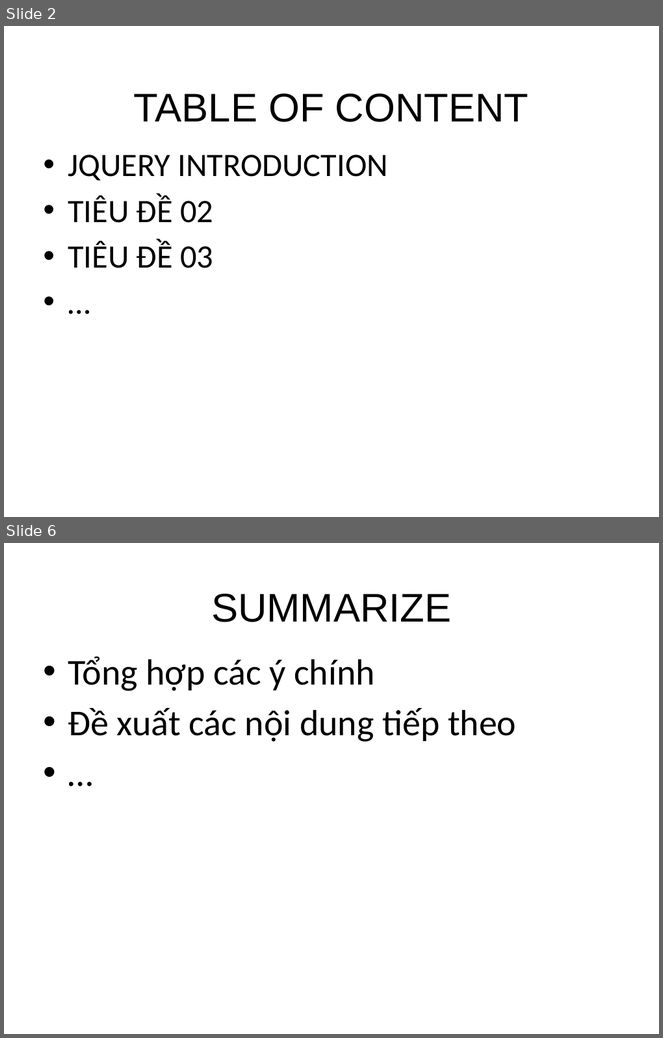
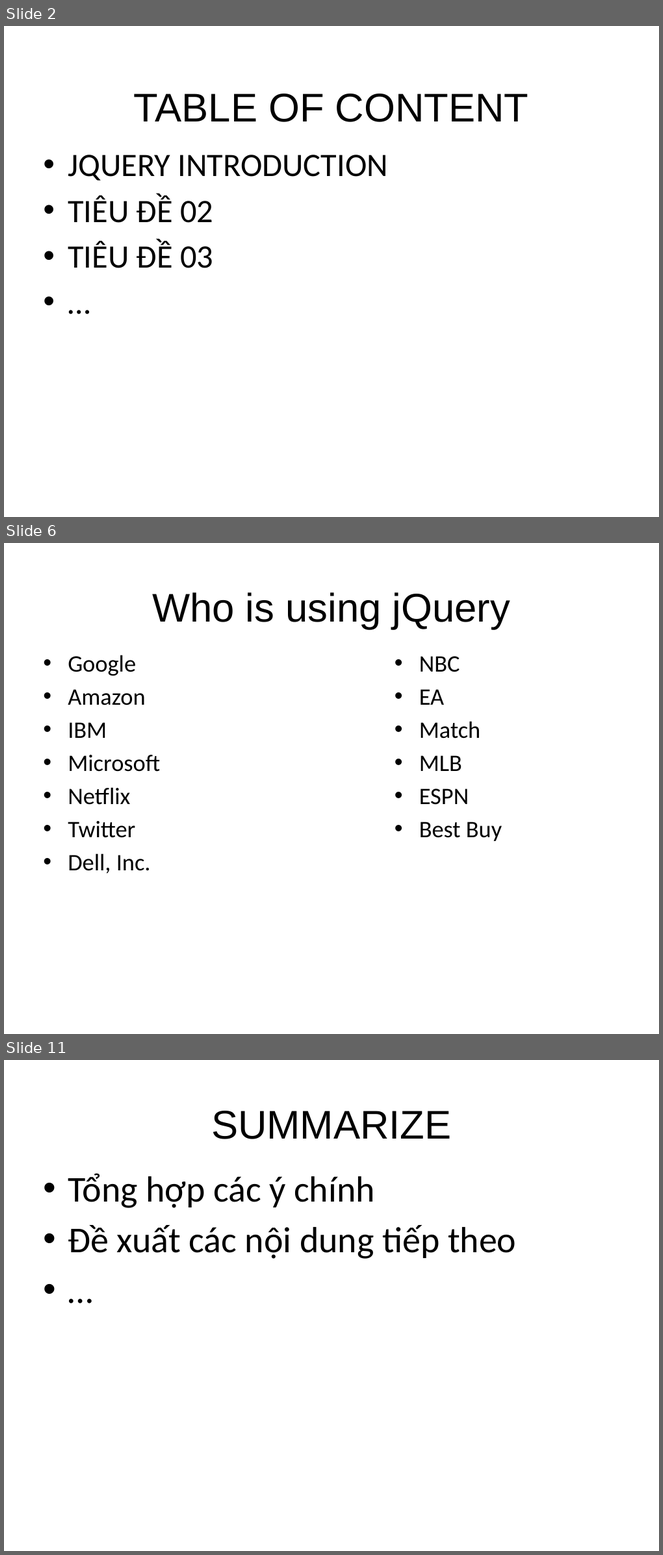
Before and after one commit to sonvq-qsoftvn/jquerytraining, a slide deck: QS_Training_JS_JQuery_Basic.pptx. Shown one above the other, each under a label of ours: slides 2 and 6 before the commit, slides 2, 6 and 11 after it; the slides between them are not shown. The pictures are 663x1038 and 663x1555 pixels, drawn with LibreOffice and Linux fonts; fonts in the diff are those of the drawing; background and template pictures are left out. Boxes give left, top, right and bottom in pixels: in the first picture for what was removed or moved away, otherwise in the second. Text is boxed around its words. In the diff, an @@ line names an element or a change of style, - is before the commit and + after.

```diff
--- a/QS_Training_JS_JQuery_Basic.pptx
+++ b/QS_Training_JS_JQuery_Basic.pptx
@@ slide 6 added at bbox=[4, 543, 659, 1034], background picture (left out) @@
@@ title added at bbox=[152, 592, 510, 629], 44 pt, text #000000 @@
+Who is using jQuery
@@ text added at bbox=[68, 655, 160, 874], 26 pt, text #000000 @@
+• Google
+• Amazon
+• IBM
+• Microsoft
+• Netflix
+• Twitter
+• Dell, Inc.
@@ text added at bbox=[419, 656, 502, 841], 26 pt, text #000000 @@
+• NBC
+• EA
+• Match
+• MLB
+• ESPN
+• Best Buy
@@ what was slide 6 is now slide 11 @@
```
Also in this commit, not shown: 1 slide changed, 6 other slides added, 2 slides removed, 2 other files.
